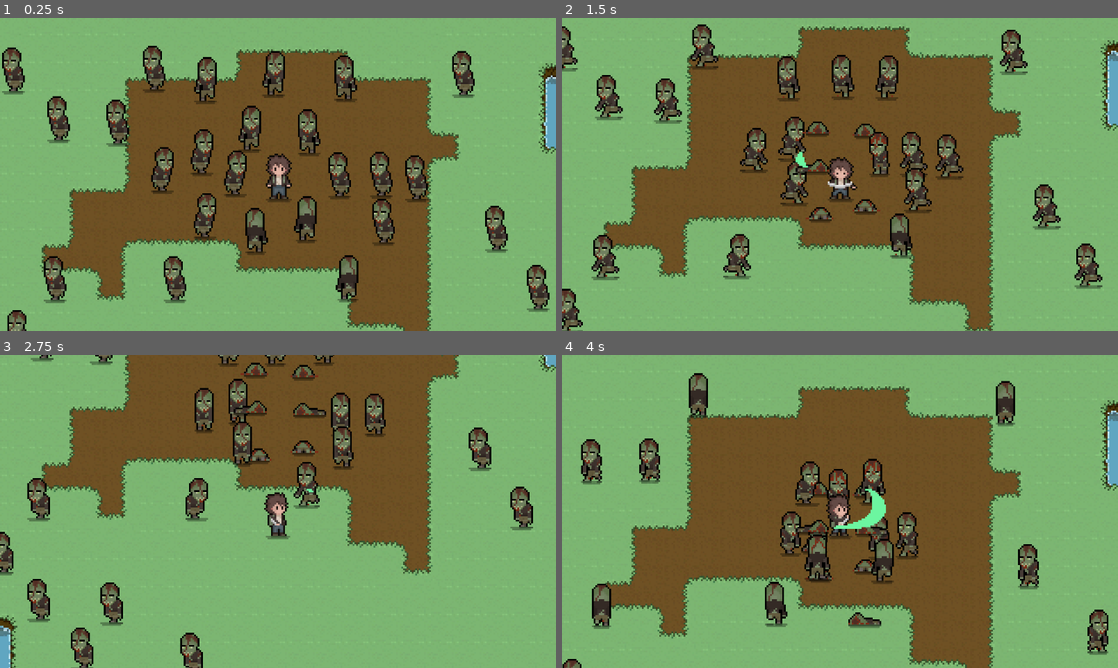
Above: before the commit, frames 1-4 (two rows, left to right).
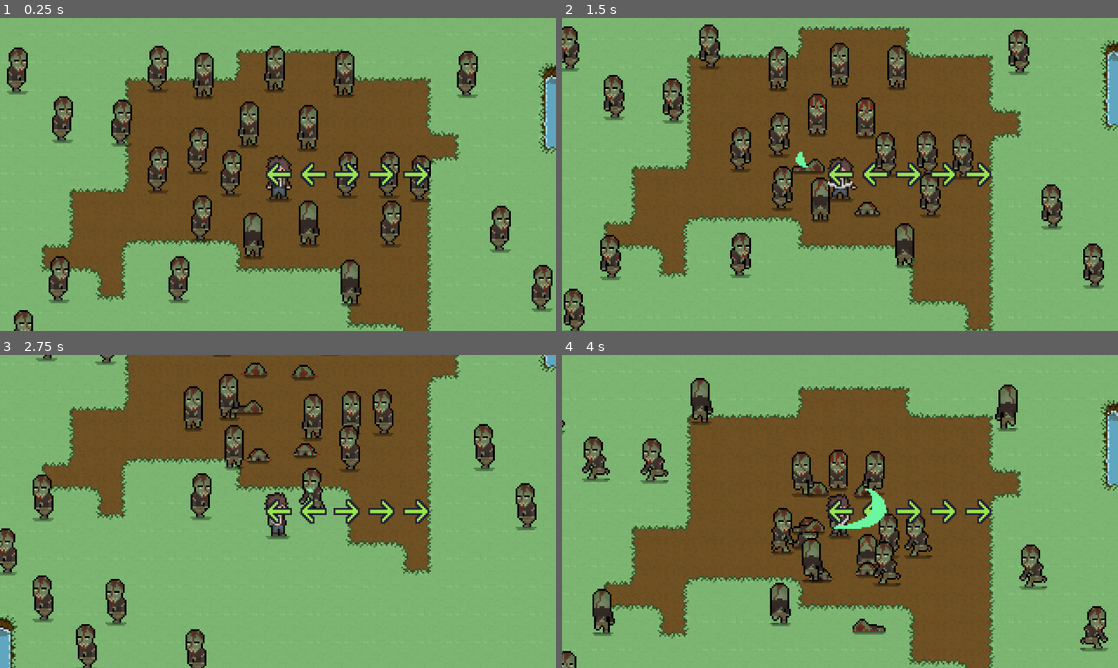
Above: after the commit, the same moments.

Repository: bonsaipropaganda/advjam2023
Game: Godot game, scene res://scenes/main.tscn
Two runs of this game, one before a commit and one after it. Both use one fixed random seed, a clock stepped at 60 frames per second and the inputs below.
Inputs:
- Up to frame 1 (0.25 s): no input
- Up to frame 2 (1.5 s): hold D (keyboard_right) 0.53-1.28 s; hold Space (keyboard_space) 0.53-1.28 s; hold S (keyboard_down) from 1.28 s (still down); tap Space (keyboard_space) at 1.35 s
- Up to frame 3 (2.75 s): release S (keyboard_down) at 2.03 s; hold D (keyboard_right) from 2.03 s (still down); hold Space (keyboard_space) from 2.03 s (still down)
- Up to frame 4 (4 s): release D (keyboard_right) at 2.78 s; release Space (keyboard_space) at 2.78 s; hold W (keyboard_up) 2.78-3.53 s; tap Space (keyboard_space) at 2.85 s; hold A (keyboard_left) from 3.53 s (still down); hold Space (keyboard_space) from 3.53 s (still down)

The runs differ from the first frame. In frame 1, 12% of the frame differs, in the area x 0-100%, y 8-100%; in frame 2, 14%, in the area x 0-100%, y 2-100%; in frame 3, 10%; in frame 4, 9.5%.

Commit message:
added some QTE stuff. gotta perfect it tho.

Diff:
--- a/AdventureJam2023/player_attack_QTE/qte.gd
+++ b/AdventureJam2023/player_attack_QTE/qte.gd
@@ -2,6 +2,85 @@
 
 
 @export var images:Array[Texture]
+
+var qte_sequence:Array[int]
+var qte_counter:int = 0
+var is_qte:bool = false
+
+
 func _ready():
+	init_qte()
 
+
+func _process(delta):
+	if is_qte:
+		var input:int = fetch_input()
+		qte_checker(input)
+	else:
+		Engine.time_scale = 1
+
+##############################################
+func fetch_input()->int:
+	var ret_val:int = -1
+
+	if Input.is_action_just_pressed("keyboard_up"):
+		return 0
+	if Input.is_action_just_pressed("keyboard_right"):
+		return 1
+	if Input.is_action_just_pressed("keyboard_left"):
+		return 2
+	if Input.is_action_just_pressed("keyboard_down"):
+		return 3
+	if Input.is_action_just_pressed("keyboard_space"):
+		return 4
+	return ret_val
+
+func qte_checker(input:int) -> void:
+	if input < 0:
+		return
+
+
+
+	if input == qte_sequence[qte_counter]:
+		qte_counter += 1
+		if qte_counter == qte_sequence.size():
+			is_qte = false
+
+		sprite_shift()
+
+	else:
+		is_qte = false
+
+func sprite_shift():
+	for i in range(get_child_count()):
+		var sprite_stuff:Object = get_child(i)
+		sprite_stuff.global_position.x -= 20
+		pass
 	pass
+
+
+##############################################
+func init_qte() -> void:
+	qte_sequence = sequence(5)
+	spawn_qte_sprites()
+	Engine.time_scale = 0.0
+	is_qte = true
+
+
+func sequence(max_len:int)->Array[int]:
+	var seq:Array[int]
+	for i in range(max_len):
+		var value:int = randi_range(0, images.size() - 1)
+		seq.append(value)
+	return seq
+
+func spawn_qte_sprites():
+	var counter:int = 0
+	for i in qte_sequence:
+		var sprite:Sprite2D = Sprite2D.new()
+		add_child(sprite)
+
+		sprite.texture = images[i]
+		sprite.global_position =Vector2(counter*20, 0)
+
+		counter += 1
--- a/AdventureJam2023/player_attack_QTE/qte.tscn
+++ b/AdventureJam2023/player_attack_QTE/qte.tscn
@@ -1,7 +1,12 @@
-[gd_scene load_steps=2 format=3 uid="uid://evtep5rqp3ve"]
+[gd_scene load_steps=7 format=3 uid="uid://evtep5rqp3ve"]
 
 [ext_resource type="Script" path="res://player_attack_QTE/qte.gd" id="1_yjpc1"]
+[ext_resource type="Texture2D" uid="uid://c8b3rede507wy" path="res://player_attack_QTE/sprites/up.png" id="2_4cukj"]
+[ext_resource type="Texture2D" uid="uid://b27qr3o02ajlt" path="res://player_attack_QTE/sprites/right.png" id="3_76j53"]
+[ext_resource type="Texture2D" uid="uid://cssvt4xtud1ua" path="res://player_attack_QTE/sprites/left.png" id="4_gvexl"]
+[ext_resource type="Texture2D" uid="uid://cx438jhppdhbc" path="res://player_attack_QTE/sprites/down.png" id="5_cldjd"]
+[ext_resource type="Texture2D" uid="uid://bn14xrccwipav" path="res://player_attack_QTE/sprites/attack.png" id="6_ob7w8"]
 
 [node name="qte" type="Node2D"]
 script = ExtResource("1_yjpc1")
-images = Array[Texture]([null, null, null, null, null])
+images = Array[Texture]([ExtResource("2_4cukj"), ExtResource("3_76j53"), ExtResource("4_gvexl"), ExtResource("5_cldjd"), ExtResource("6_ob7w8")])
--- a/AdventureJam2023/scenes/player.tscn
+++ b/AdventureJam2023/scenes/player.tscn
@@ -7,6 +7,7 @@
 [ext_resource type="Texture2D" uid="uid://byvuu05xo3sr7" path="res://sprites/Apocalypse Character Pack/Player/Stab.png" id="3_qkta7"]
 [ext_resource type="Texture2D" uid="uid://4vnyc7ntq6h4" path="res://sprites/Apocalypse Character Pack/Player/Death.png" id="3_y6oqw"]
 [ext_resource type="Texture2D" uid="uid://dj4r850dlly5q" path="res://sprites/Apocalypse Character Pack/Player/Shoot.png" id="4_7iru8"]
+[ext_resource type="PackedScene" uid="uid://evtep5rqp3ve" path="res://player_attack_QTE/qte.tscn" id="8_iuh4x"]
 
 [sub_resource type="AtlasTexture" id="AtlasTexture_dmm8g"]
 atlas = ExtResource("3_y6oqw")
@@ -523,5 +524,7 @@
 
 [node name="SwordSlash" parent="." instance=ExtResource("2_5ehdk")]
 
+[node name="qte" parent="." instance=ExtResource("8_iuh4x")]
+
 [connection signal="animation_finished" from="AnimatedSprite2D" to="." method="_on_animated_sprite_2d_animation_finished"]
 [connection signal="animation_looped" from="AnimatedSprite2D" to="." method="_on_animated_sprite_2d_animation_looped"]
Not shown: 1 places in AdventureJam2023/scenes/player.tscn that only renumber resources
